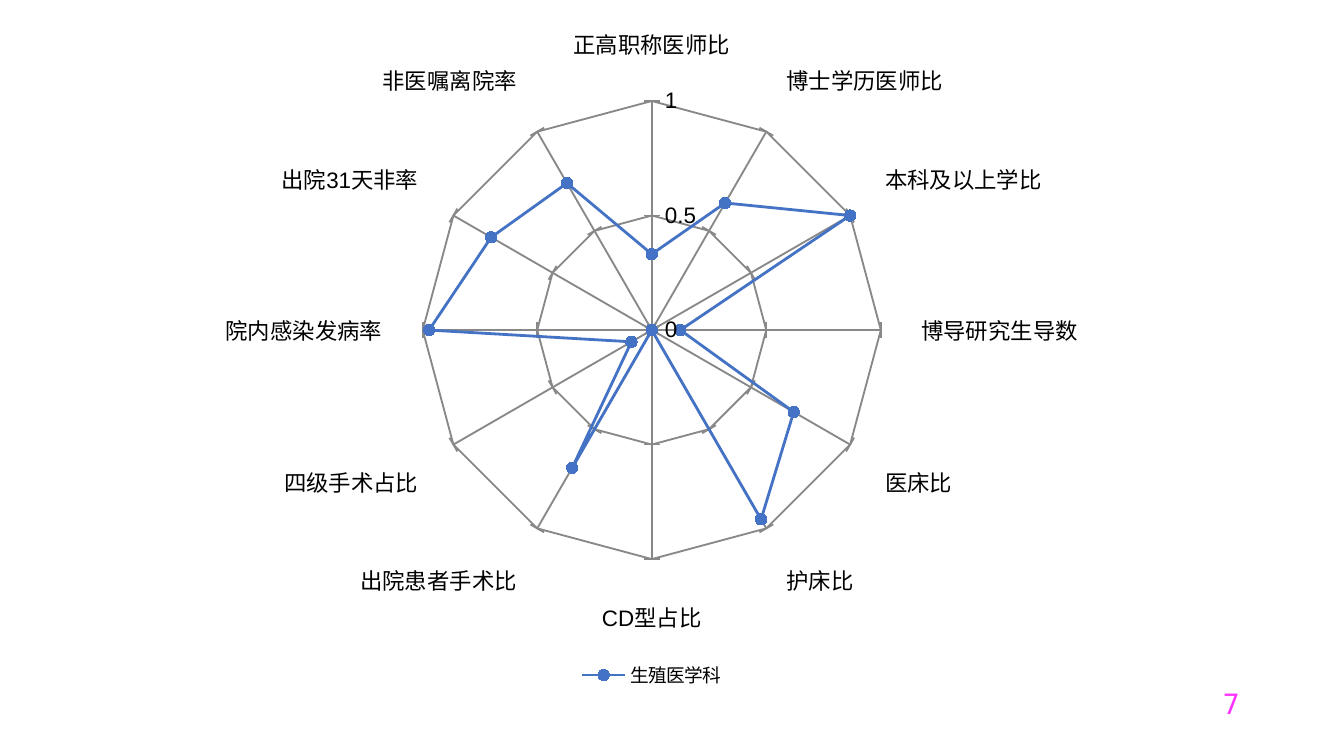
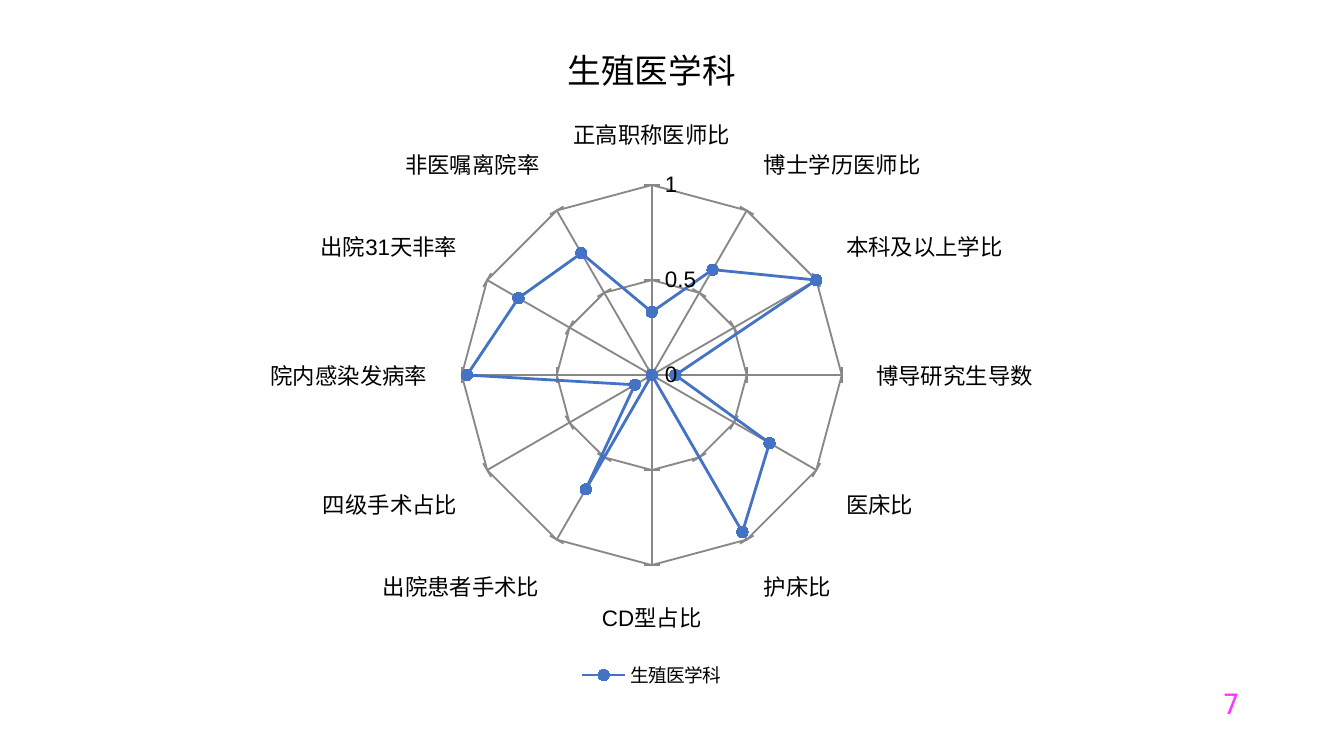
Before and after one commit to Tostig0916/hqcoffee, a slide deck: slide 7 of outputs/PPT/jsszyy.pptxgen.pptx. Drawn at 1344x756 pixels with LibreOffice and Linux fonts; fonts in the diff are those of the drawing. Boxes give left, top, right and bottom in pixels: in the first picture for what was removed or moved away, otherwise in the second. Text is boxed around its words. In the diff, an @@ line names an element or a change of style, - is before the commit and + after.

```diff
--- a/outputs/PPT/jsszyy.pptxgen.pptx
+++ b/outputs/PPT/jsszyy.pptxgen.pptx
@@ radar chart at <box>13,13,1290,694</box> @@
@@ title "生殖医学科" added @@
```
Also in this commit, not shown: 36 other slides changed, 2 other files.
